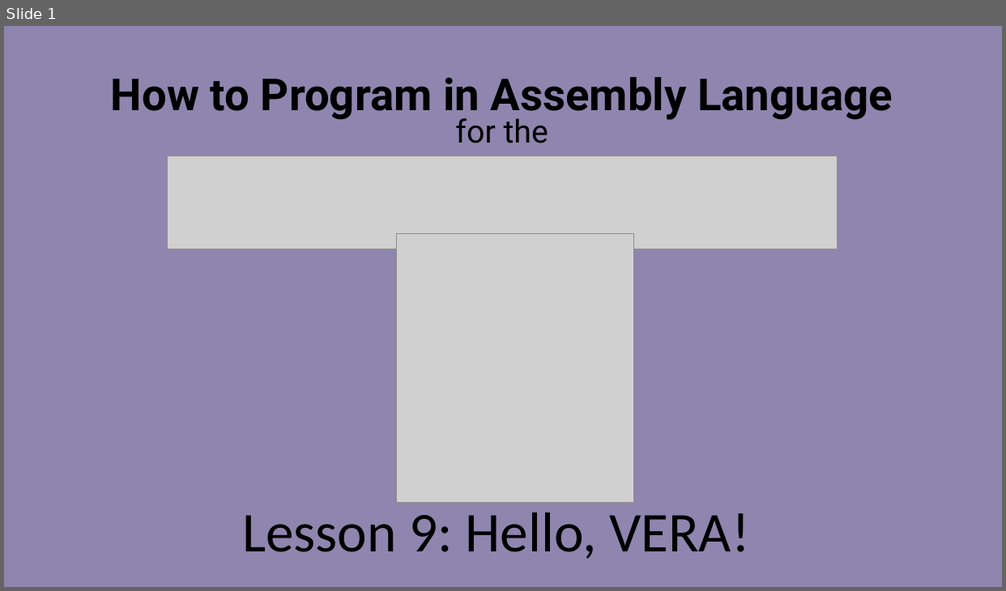
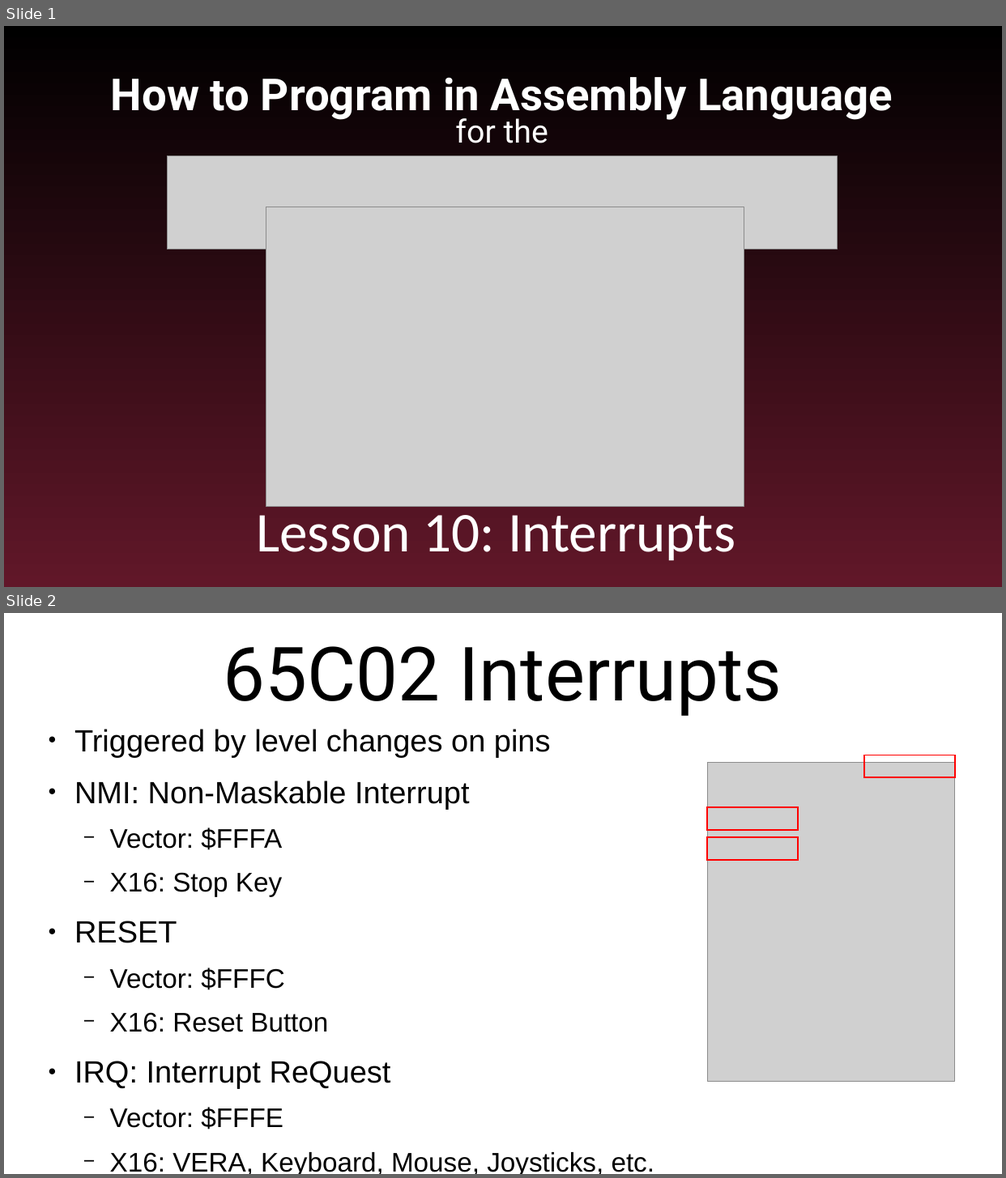
Before and after one commit to SlithyMatt/x16-assembly-tutorial, a slide deck: Lesson10/Lesson10.odp. Shown one above the other, each under a label of ours: slide 1 before the commit, slides 1 and 2 after it. The pictures are 1006x591 and 1006x1178 pixels, drawn with LibreOffice and Linux fonts; fonts in the diff are those of the drawing; grey boxes stand for pictures. Boxes give left, top, right and bottom in pixels: in the first picture for what was removed or moved away, otherwise in the second. Text is boxed around its words. In the diff, an @@ line names an element or a change of style, - is before the commit and + after.

Commit message:
lesson 10 slides done

```diff
--- a/Lesson10/Lesson10.odp
+++ b/Lesson10/Lesson10.odp
@@ slide 2 added at box(4, 613, 1002, 1174), background #FFFFFF @@
@@ title added at box(224, 646, 782, 716), 72 pt, text #000000 @@
+65C02 Interrupts
@@ text added at box(74, 729, 655, 1174), 25.9 pt, text #000000 @@
+● Triggered by level changes on pins
+● NMI: Non-Maskable Interrupt
+  − Vector: $FFFA
+  − X16: Stop Key
+● RESET
+  − Vector: $FFFC
+  − X16: Reset Button
+● IRQ: Interrupt ReQuest
+  − Vector: $FFFE
+  − X16: VERA, Keyboard, Mouse, Joysticks, etc.
@@ rectangle added at box(865, 756, 955, 777), outline #FF0000 1.45 pt @@
@@ picture added at box(708, 763, 955, 1082) @@
@@ rectangle added at box(708, 807, 798, 830), outline #FF0000 1.45 pt @@
@@ rectangle added at box(708, 837, 798, 860), outline #FF0000 1.45 pt @@
@@ slide 1 changed as well @@
@@ background #8E86AE to gradient #000000 to #611729 @@
@@ title "How to Program in Assembly ..." at box(111, 77, 893, 143): text colour #000000 to #FFFFFF @@
@@ picture: place and size @@
-picture at box(396, 233, 633, 503)
+picture at box(266, 207, 744, 506)
@@ subtitle at box(256, 506, 735, 561): text changed; text colour #000000 to #FFFFFF @@
-Lesson 9: Hello, VERA!
+Lesson 10: Interrupts
```
Also in this commit, not shown: 5 other slides added, 16 slides removed.
